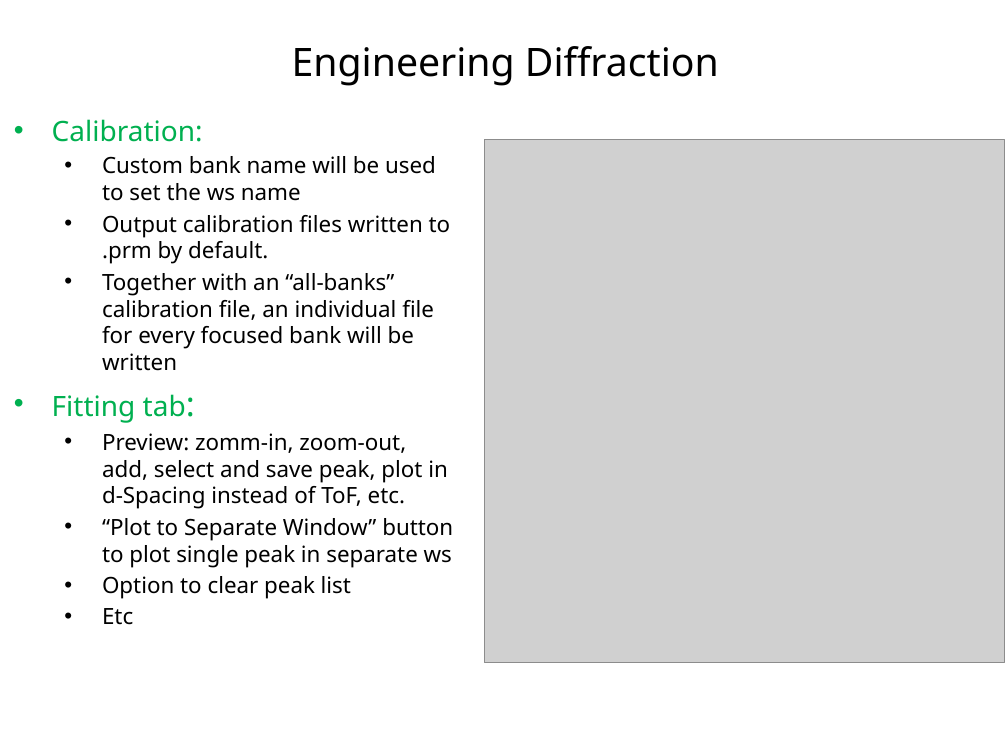
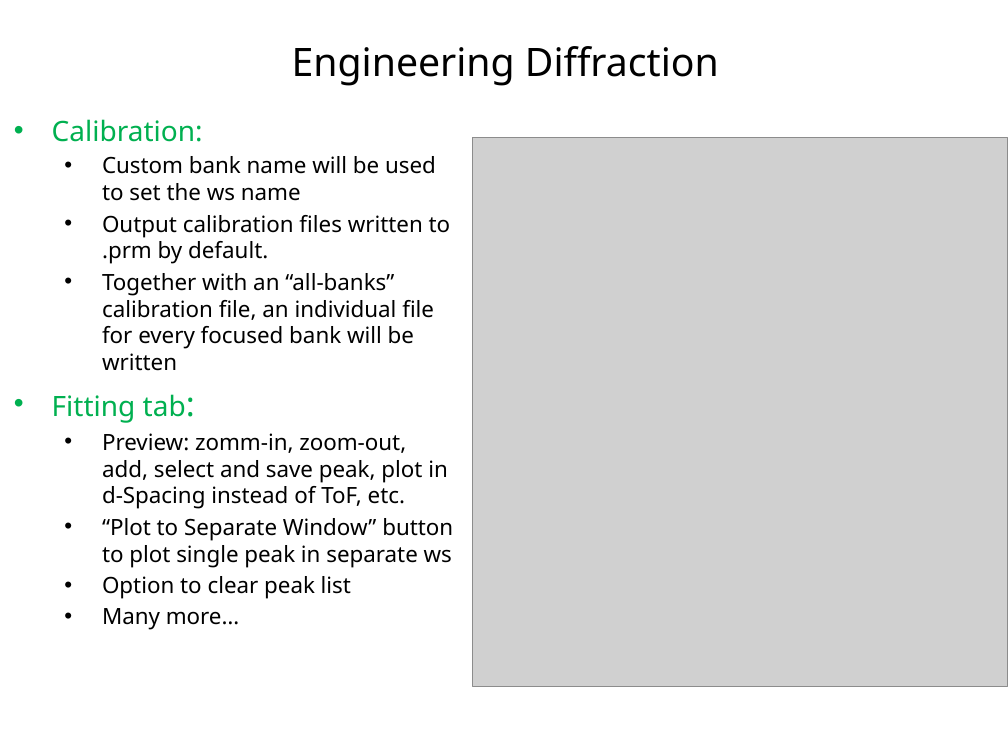
Before and after one commit to mantidproject/documents, a slide deck: slide 6 of Presentations/Release Presentations/3.7/sections/Release 3.7 Diffraction.pptx. Drawn at 1008x756 pixels with LibreOffice and Linux fonts; fonts in the diff are those of the drawing; grey boxes stand for pictures; background and template pictures are left out. Boxes give left, top, right and bottom in pixels: in the first picture for what was removed or moved away, otherwise in the second. Text is boxed around its words. In the diff, an @@ line names an element or a change of style, - is before the commit and + after.

Commit message:
Add files via upload
Added screenshot for engineering diffraction interface

```diff
--- a/Presentations/Release Presentations/3.7/sections/Release 3.7 Diffraction.pptx
+++ b/Presentations/Release Presentations/3.7/sections/Release 3.7 Diffraction.pptx
@@ picture: place and size @@
-picture at box(484, 140, 1004, 663)
+picture at box(473, 137, 1008, 686)
@@ text at box(102, 608, 239, 630): text changed @@
-  • Etc
+  • Many more…
```
